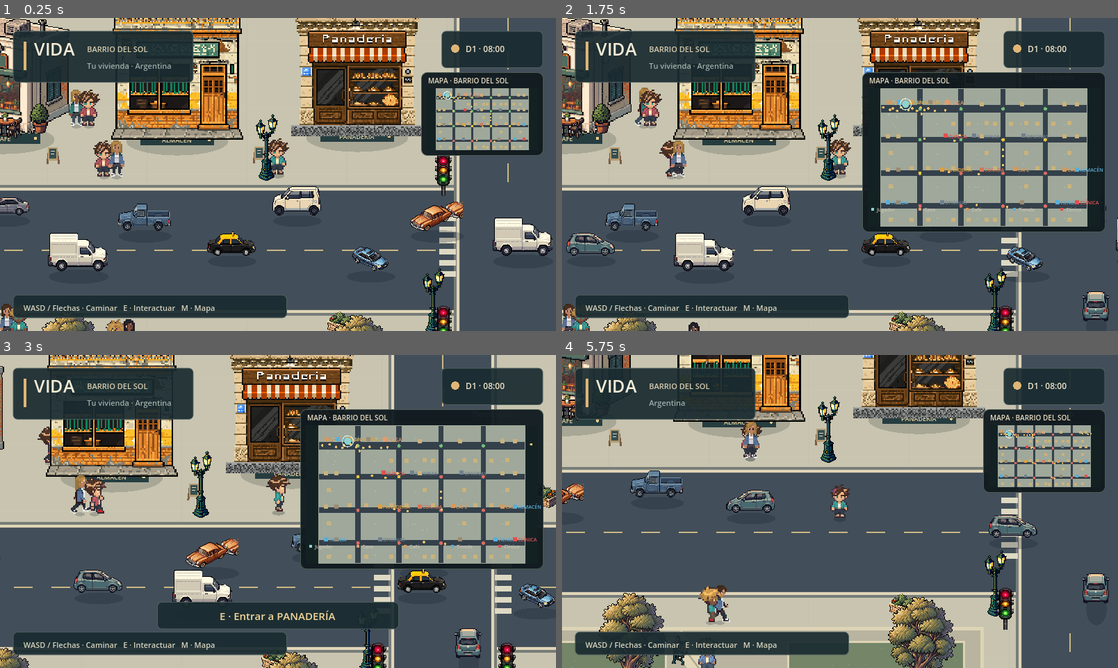
Above: before the commit, frames 1-4 (two rows, left to right).
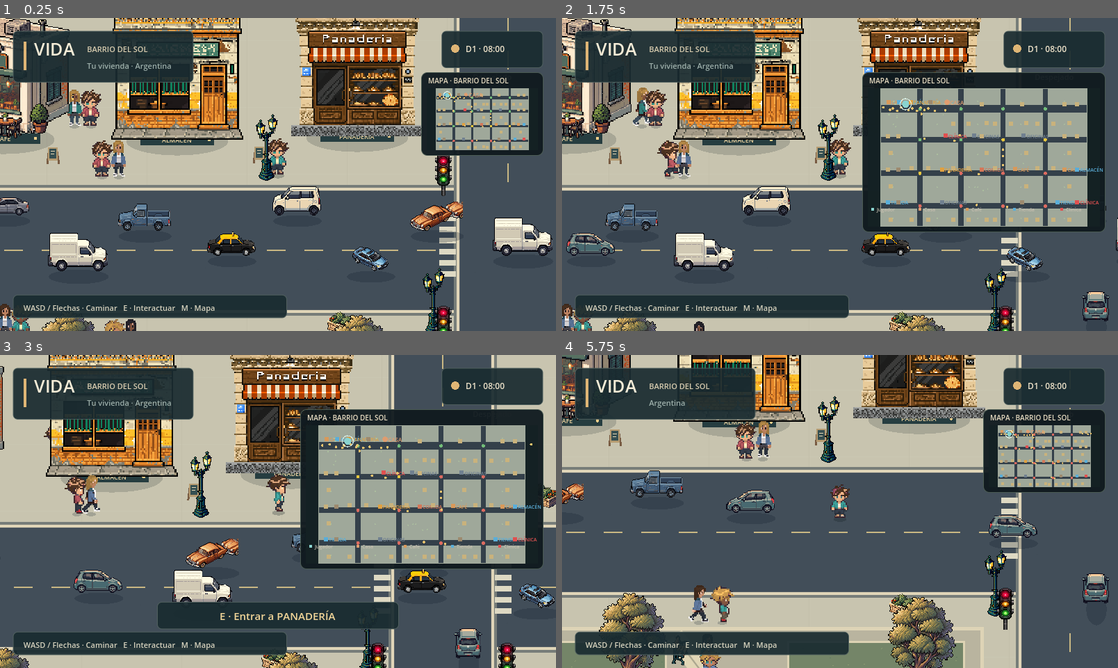
Above: after the commit, the same moments.

Repository: AgustinWojtyszyn/Life--simulador-de-vida
Game: Godot game, scene res://scenes/playground.tscn
Same seed, same stepped clock (60 frames per second), same inputs: the game is played once before the commit and once after it. This scene is started directly instead of the project's main scene.
Inputs (mouse positions are in pixels of both pictures, inside the frame that each line leads up to):
- Up to frame 1 (0.25 s): no input
- Up to frame 2 (1.75 s): drag from (1045, 115) to (895, 105) at 0.52 s; drag from (728, 190) to (812, 237) at 1.27 s
- Up to frame 3 (3 s): move the mouse to (333, 442) at 2.02 s; hold D (move_right) 2.03-2.75 s; tap E (interact) at 2.1 s; drag from (250, 574) to (111, 464) at 2.77 s
- Up to frame 4 (5.75 s): move the mouse to (1006, 558) at 3.52 s; hold A (move_left) 3.53-4.25 s; tap E (interact) at 3.6, 5.1 s; drag from (673, 464) to (756, 433) at 4.27 s; move the mouse to (867, 511) at 5.02 s; hold S (move_down) from 5.03 s (still down); click (867, 511) at 5.17 s

The runs differ from the first frame. In frame 1, 1.0% of the frame differs, in the area x 0-25%, y 22-100%; in frame 2, 1.1%; in frame 3, 0.7%; in frame 4, 1.4%, in the area x 22-38%, y 21-100%.

Commit message:
fix: keep NPCs separated and out of solid geometry

Diff:
--- a/scripts/city_walker.gd
+++ b/scripts/city_walker.gd
@@ -51,6 +51,7 @@
 		return
 	if wait_time > 0:
 		velocity = Vector2.ZERO
+		apply_crowd_separation(delta)
 		wait_time = maxf(0, wait_time - delta)
 		activity_time += delta
 		if activity in ["phone", "drink", "eat", "look", "chat", "browse"]:
@@ -76,10 +77,25 @@
 	var pace := speed * (1.15 if WeatherSystem.state == "rain" else 1.0)
 	var desired_speed := minf(pace, sqrt(2.0 * 180.0 * remaining))
 	var desired := position.direction_to(goal) * desired_speed
+	var separation := crowd_separation()
+	if separation.length_squared() > 0.001:
+		desired += separation * minf(48.0, desired_speed * 0.75)
+		desired = desired.limit_length(desired_speed)
 	velocity = velocity.move_toward(desired, (150.0 + personality * 14.0) * delta)
 	var movement := velocity * delta
 	if movement.length() > remaining: movement = goal - position
-	position += movement
+	var candidate := position + movement
+	var parent := get_parent()
+	if parent.has_method("walker_position_clear") and not parent.walker_position_clear(candidate):
+		# Do not ghost through a facade or prop. Skip the blocked local waypoint
+		# and let the short route choose another approach on the next update.
+		velocity = Vector2.ZERO
+		crossing = false
+		destination = (destination + 1) % route.size()
+		wait_time = 0.35
+		visual.animate_motion(Vector2.ZERO, 0)
+		return
+	position = candidate
 	visual.animate_motion(movement, movement.length())
 	if position.distance_to(goal) < 1:
 		velocity = Vector2.ZERO
@@ -91,6 +107,32 @@
 			state = State.ENTER_BUILDING
 			indoor_time = 12.0 + personality * 4.0
 			visible = false
+
+func crowd_separation() -> Vector2:
+	var push := Vector2.ZERO
+	const PERSONAL_SPACE := 24.0
+	for other in get_tree().get_nodes_in_group("city_residents"):
+		if other == self or not is_instance_valid(other) or not other.visible:
+			continue
+		var away: Vector2 = position - other.position
+		var distance_sq := away.length_squared()
+		if distance_sq >= PERSONAL_SPACE * PERSONAL_SPACE:
+			continue
+		if distance_sq < 0.01:
+			var side := -1.0 if get_instance_id() < other.get_instance_id() else 1.0
+			away = Vector2(side, 0.35)
+		var distance := maxf(1.0, away.length())
+		push += away / distance * (1.0 - distance / PERSONAL_SPACE)
+	return push
+
+func apply_crowd_separation(delta: float) -> void:
+	var push := crowd_separation()
+	if push.length_squared() < 0.001:
+		return
+	var candidate := position + push.normalized() * minf(20.0 * delta, 1.5)
+	var parent := get_parent()
+	if not parent.has_method("walker_position_clear") or parent.walker_position_clear(candidate):
+		position = candidate
 
 func choose_activity() -> void:
 	if route_kind == "football":
